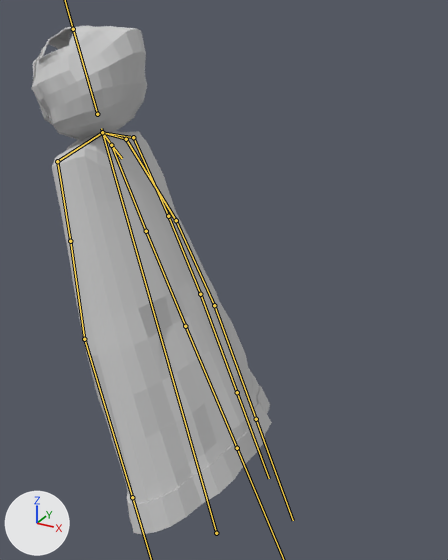
What one commit did to the FBX model Assets/Meshes/spirit_coat.fbx.
Before and after are seen from a 50 mm camera at (12.4, -16.85, 19.72) aimed at (2.67, 0.83, 10.88). The axes (+X, +Y, +Z) are drawn at lower left. The lights are the same throughout. Both versions are drawn at frame 18 of the action 'Run'; the numbers are the values there. The bones that bend it are drawn over the model as lines.

The first picture shows 'Coat.001'.
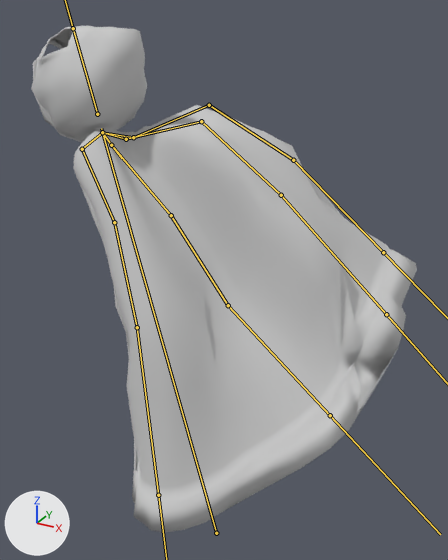
Boxes (x1, y1, x2, y2) around the edits, measured in the pictures (448 x 560 px):
'Coat.001', posed (60% wider)
    before: (31, 26, 272, 534)
    after: (31, 26, 417, 532)
bone 'Bone.020', root to tip
    before: (97, 114) to (73, 29)
    after: (97, 114) to (73, 28)
bone 'Bone.003', root to tip
    before: (133, 137) to (168, 216)
    after: (133, 137) to (209, 105)
bone 'Bone.004', root to tip
    before: (168, 216) to (200, 294)
    after: (209, 105) to (293, 160)
bone 'Bone.005', root to tip
    before: (200, 294) to (237, 392)
    after: (293, 160) to (383, 252)
bone 'Bone.006', root to tip
    before: (102, 132) to (57, 161)
    after: (102, 132) to (82, 149)
bone 'Bone.016', root to tip
    before: (57, 161) to (70, 241)
    after: (82, 149) to (114, 222)
bone 'Bone.017', root to tip
    before: (70, 241) to (84, 339)
    after: (114, 222) to (137, 327)
bone 'Bone.018', root to tip
    before: (84, 339) to (132, 497)
    after: (137, 327) to (158, 495)
bone 'Bone.010', root to tip
    before: (126, 139) to (176, 220)
    after: (126, 139) to (201, 121)
bone 'Bone.011', root to tip
    before: (176, 220) to (214, 305)
    after: (201, 121) to (281, 195)
bone 'Bone.012', root to tip
    before: (214, 305) to (256, 419)
    after: (281, 195) to (386, 314)
bone 'Bone.013', root to tip
    before: (111, 145) to (146, 231)
    after: (111, 145) to (171, 215)
bone 'Bone.014', root to tip
    before: (146, 231) to (185, 326)
    after: (171, 215) to (228, 305)
bone 'Bone.015', root to tip
    before: (185, 326) to (237, 448)
    after: (228, 305) to (330, 415)

Diff of the bpy script that builds the scene:
```diff
--- a/Assets/Meshes/spirit_coat.fbx.py
+++ b/Assets/Meshes/spirit_coat.fbx.py
@@ bone_bone_020 @@
 bone_bone_020 = bpy.data.objects['ArmatureCoat'].pose.bones['Bone.020']  # child of 'Bone.001'
-bone_bone_020.rotation_quaternion = (1.0, 0.0, 0.0, 0.0)  # degrees (0, 0, 0)
+bone_bone_020.rotation_quaternion = (0.999, 0.01, -0.033, -0.011)  # degrees (1, -4, -1)
@@ bone_bone_003 @@
 bone_bone_003 = bpy.data.objects['ArmatureCoat'].pose.bones['Bone.003']  # child of 'Bone.002'
-bone_bone_003.rotation_quaternion = (1.0, 0.0, 0.0, 0.0)  # degrees (0, 0, 0)
+bone_bone_003.rotation_quaternion = (0.638, 0.473, 0.258, -0.55)  # degrees (37, 58, -60)
@@ bone_bone_004 @@
 bone_bone_004 = bpy.data.objects['ArmatureCoat'].pose.bones['Bone.004']  # child of 'Bone.003'
-bone_bone_004.rotation_quaternion = (1.0, 0.0, 0.0, 0.0)  # degrees (0, 0, 0)
+bone_bone_004.rotation_quaternion = (0.864, -0.314, -0.247, 0.307)  # degrees (-46, -13, 45)
@@ bone_bone_005 @@
 bone_bone_005 = bpy.data.objects['ArmatureCoat'].pose.bones['Bone.005']  # child of 'Bone.004'
-bone_bone_005.rotation_quaternion = (1.0, 0.0, 0.0, 0.0)  # degrees (0, 0, 0)
+bone_bone_005.rotation_quaternion = (0.985, -0.034, 0.117, 0.125)  # degrees (-2, 14, 14)
@@ bone_bone_006 @@
 bone_bone_006 = bpy.data.objects['ArmatureCoat'].pose.bones['Bone.006']  # child of 'Bone.001'
-bone_bone_006.rotation_quaternion = (1.0, 0.0, 0.0, 0.0)  # degrees (0, 0, 0)
+bone_bone_006.rotation_quaternion = (0.94, 0.005, 0.179, -0.29)  # degrees (-6, 20, -35)
@@ bone_bone_016 @@
 bone_bone_016 = bpy.data.objects['ArmatureCoat'].pose.bones['Bone.016']  # child of 'Bone.006'
-bone_bone_016.rotation_quaternion = (1.0, 0.0, 0.0, 0.0)  # degrees (0, 0, 0)
+bone_bone_016.rotation_quaternion = (0.992, 0.02, -0.028, 0.118)  # degrees (2, -3, 13)
@@ bone_bone_017 @@
 bone_bone_017 = bpy.data.objects['ArmatureCoat'].pose.bones['Bone.017']  # child of 'Bone.016'
-bone_bone_017.rotation_quaternion = (1.0, 0.0, 0.0, 0.0)  # degrees (0, 0, 0)
+bone_bone_017.rotation_quaternion = (0.997, 0.006, -0.005, 0.081)  # degrees (1, -1, 9)
@@ bone_bone_018 @@
 bone_bone_018 = bpy.data.objects['ArmatureCoat'].pose.bones['Bone.018']  # child of 'Bone.017'
-bone_bone_018.rotation_quaternion = (1.0, 0.0, 0.0, 0.0)  # degrees (0, 0, 0)
+bone_bone_018.rotation_quaternion = (0.979, 0.117, 0.029, 0.167)  # degrees (14, 1, 19)
@@ bone_bone_010 @@
 bone_bone_010 = bpy.data.objects['ArmatureCoat'].pose.bones['Bone.010']  # child of 'Bone.009'
-bone_bone_010.rotation_quaternion = (1.0, 0.0, 0.0, 0.0)  # degrees (0, 0, 0)
+bone_bone_010.rotation_quaternion = (0.787, 0.613, -0.06, -0.03)  # degrees (76, -3, -7)
@@ bone_bone_011 @@
 bone_bone_011 = bpy.data.objects['ArmatureCoat'].pose.bones['Bone.011']  # child of 'Bone.010'
-bone_bone_011.rotation_quaternion = (1.0, 0.0, 0.0, 0.0)  # degrees (0, 0, 0)
+bone_bone_011.rotation_quaternion = (0.908, -0.407, -0.037, 0.087)  # degrees (-48, 0, 11)
@@ bone_bone_012 @@
 bone_bone_012 = bpy.data.objects['ArmatureCoat'].pose.bones['Bone.012']  # child of 'Bone.011'
-bone_bone_012.rotation_quaternion = (1.0, 0.0, 0.0, 0.0)  # degrees (0, 0, 0)
+bone_bone_012.rotation_quaternion = (0.998, -0.011, -0.054, 0.012)  # degrees (-1, -6, 1)
@@ bone_bone_013 @@
 bone_bone_013 = bpy.data.objects['ArmatureCoat'].pose.bones['Bone.013']  # child of 'Bone.007'
-bone_bone_013.rotation_quaternion = (1.0, 0.0, 0.0, 0.0)  # degrees (0, 0, 0)
+bone_bone_013.rotation_quaternion = (0.982, -0.171, -0.083, 0.0)  # degrees (-20, -9, 2)
@@ bone_bone_014 @@
 bone_bone_014 = bpy.data.objects['ArmatureCoat'].pose.bones['Bone.014']  # child of 'Bone.013'
-bone_bone_014.rotation_quaternion = (1.0, 0.0, 0.0, 0.0)  # degrees (0, 0, 0)
+bone_bone_014.rotation_quaternion = (0.998, 0.062, 0.007, 0.026)  # degrees (7, 1, 3)
@@ bone_bone_015 @@
 bone_bone_015 = bpy.data.objects['ArmatureCoat'].pose.bones['Bone.015']  # child of 'Bone.014'
-bone_bone_015.rotation_quaternion = (1.0, 0.0, 0.0, 0.0)  # degrees (0, 0, 0)
+bone_bone_015.rotation_quaternion = (0.989, -0.103, -0.056, 0.09)  # degrees (-12, -5, 11)
```
